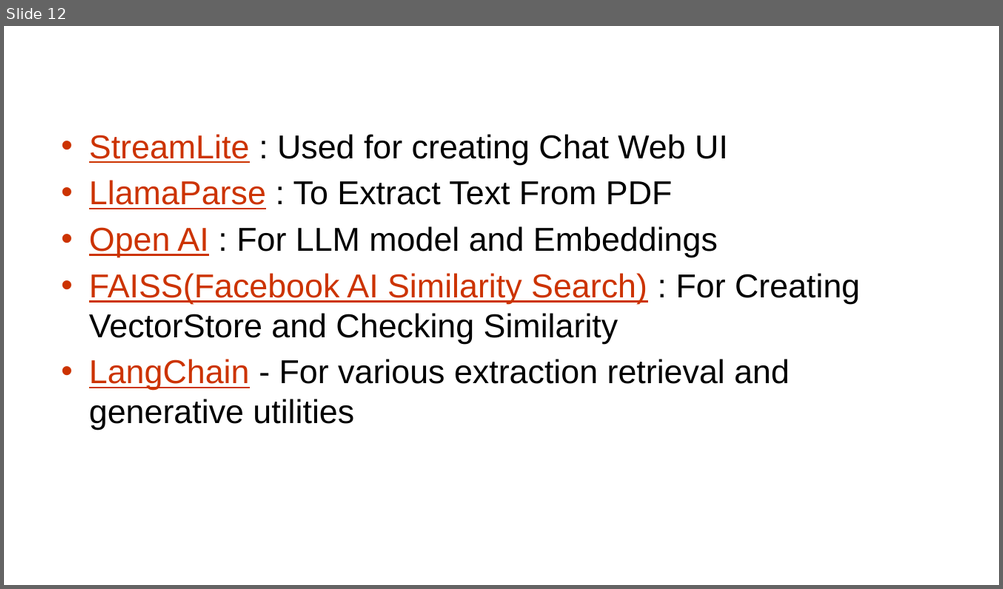
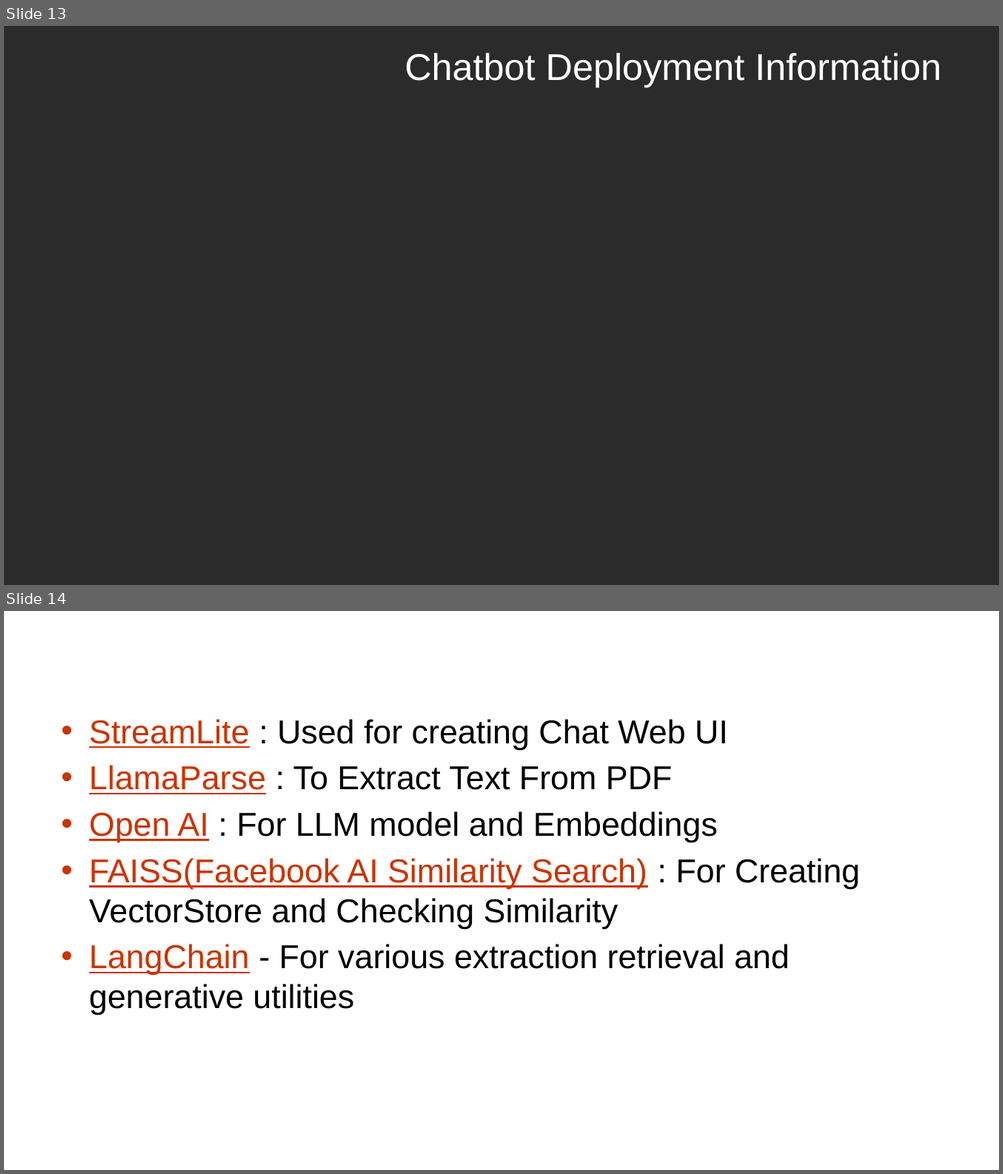
Before and after one commit to rgkannan676/Financial_Q-A_Chatbot, a slide deck: Kannan_QA_Chatbot_Assignment.pptx. Shown one above the other, each under a label of ours: slide 12 before the commit, slides 13 and 14 after it. The pictures are 1003x589 and 1003x1174 pixels, drawn with LibreOffice and Linux fonts; fonts in the diff are those of the drawing; background and template pictures are left out; a plain dark background stands for a picture behind light text. Boxes give left, top, right and bottom in pixels: in the first picture for what was removed or moved away, otherwise in the second. Text is boxed around its words. In the diff, an @@ line names an element or a change of style, - is before the commit and + after.

```diff
--- a/Kannan_QA_Chatbot_Assignment.pptx
+++ b/Kannan_QA_Chatbot_Assignment.pptx
@@ slide 13 added at <box>4,26,999,585</box>, background picture (left out) @@
@@ title added at <box>404,53,941,87</box>, 36 pt, text #FFFFFF @@
+Chatbot Deployment Information
@@ what was slide 12 is now slide 14 @@
```
Also in this commit, not shown: 6 slides changed, 3 other slides added, 1 slide removed.
